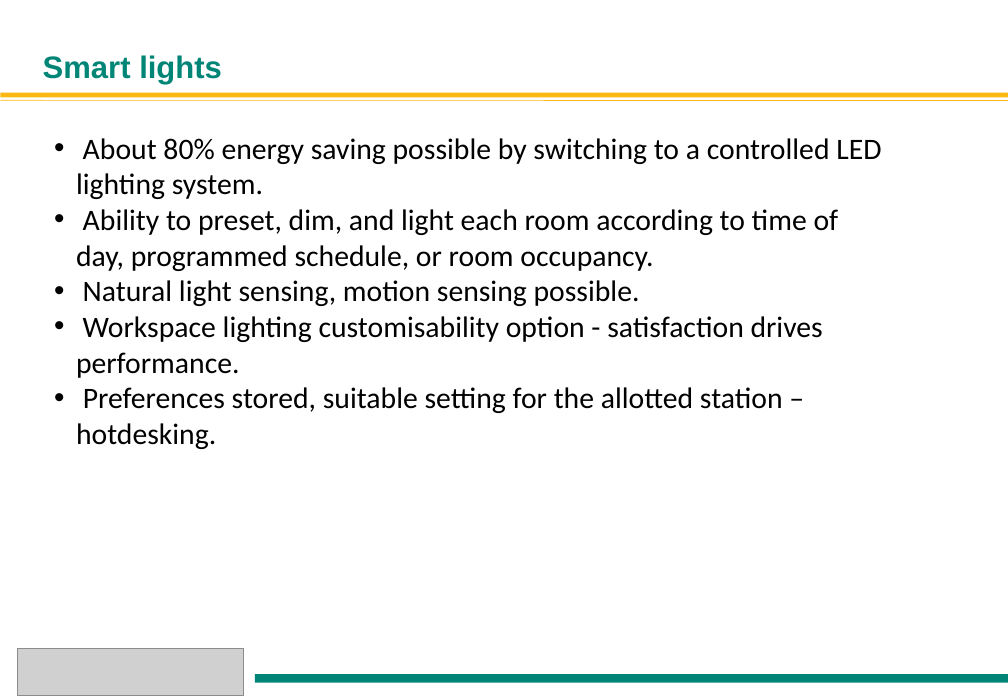
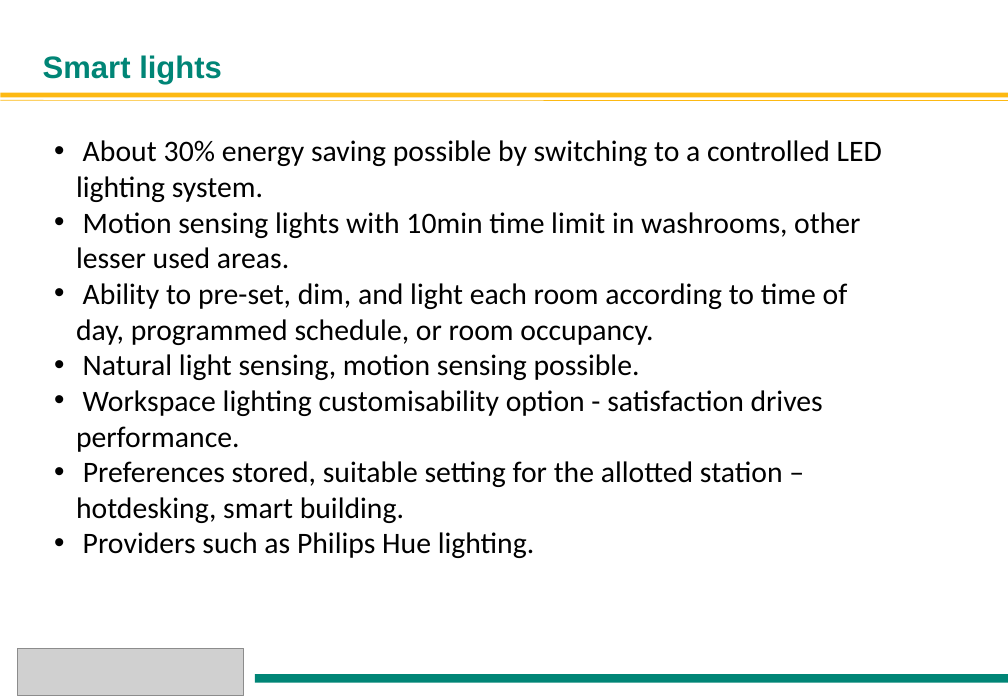
Before and after one commit to Anuragkedia/Anuragkedia.github.io, a slide deck: slide 11 of Smart office2.ppt (slide 7 before the commit). Drawn at 1008x698 pixels with LibreOffice and Linux fonts; fonts in the diff are those of the drawing; grey boxes stand for pictures. Boxes give left, top, right and bottom in pixels: in the first picture for what was removed or moved away, otherwise in the second. Text is boxed around its words. In the diff, an @@ line names an element or a change of style, - is before the commit and + after.

```diff
--- a/Smart office2.ppt
+++ b/Smart office2.ppt
@@ text at <box>76,140,882,345</box>: text changed @@
-• About 80% energy saving possible by switching to a controlled LED lighting system.
-• Ability to preset, dim, and light each room according to time of day, programmed schedule, or room occupancy.
+• About 30% energy saving possible by switching to a controlled LED lighting system.
+• Motion sensing lights with 10min time limit in washrooms, other lesser used areas.
+• Ability to pre-set, dim, and light each room according to time of day, programmed schedule, or room occupancy.
@@ text at <box>76,461,783,558</box>: text changed @@
-• Preferences stored, suitable setting for the allotted station – hotdesking.
+• Preferences stored, suitable setting for the allotted station – hotdesking, smart building.
+• Providers such as Philips Hue lighting.
```
Also in this commit, not shown: 6 other slides changed, 9 slides added, 6 slides removed.
